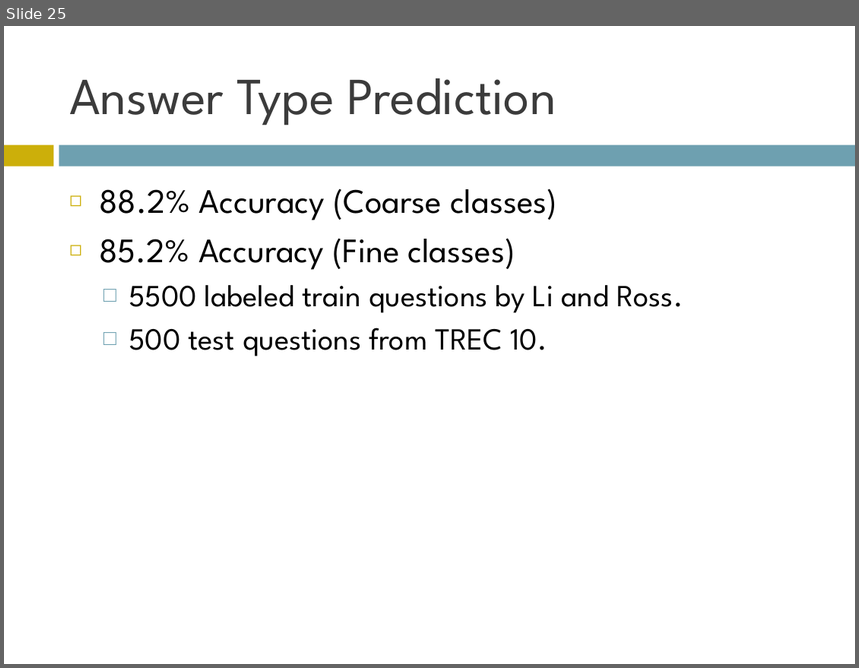
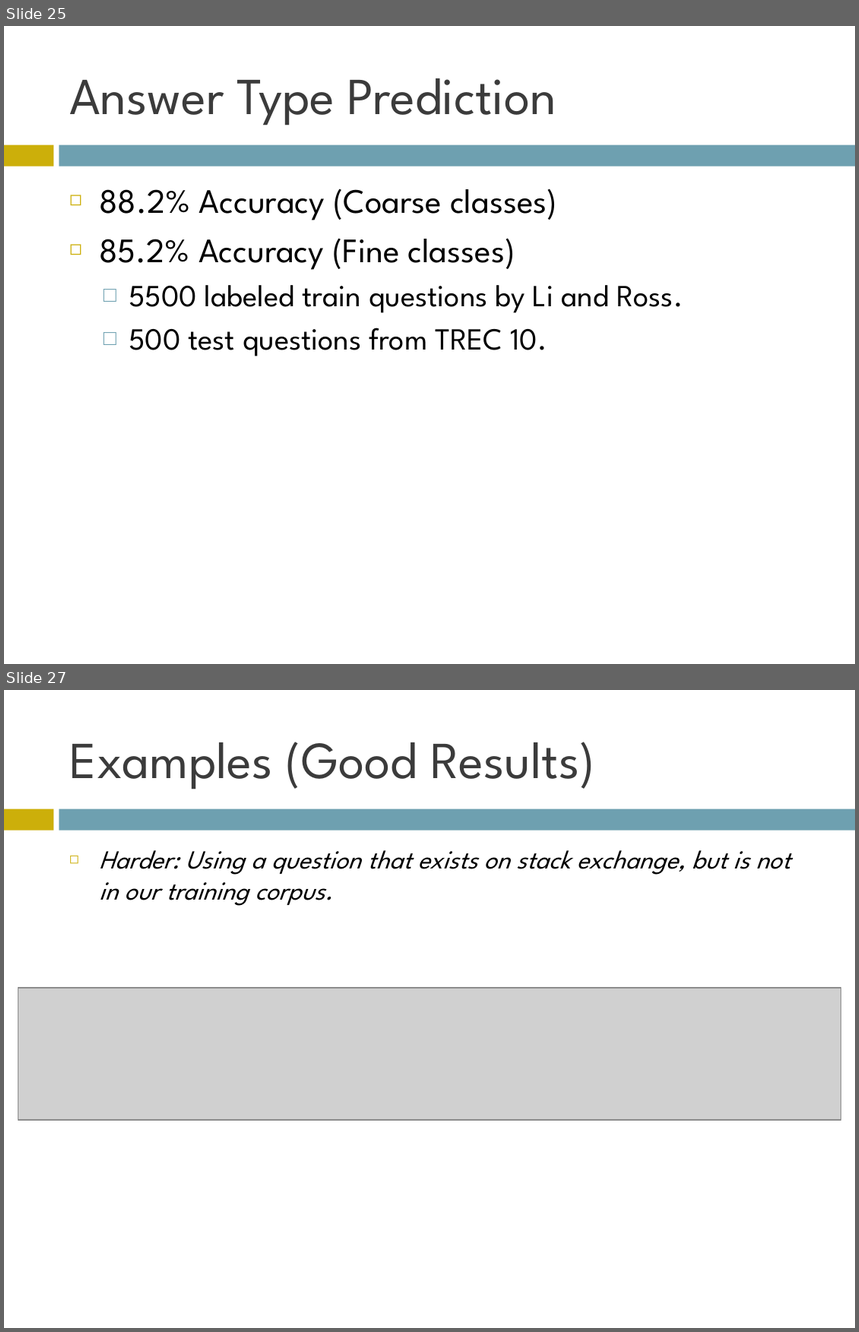
Before and after one commit to AndrewFM/NLPFinal, a slide deck: QA Presentation.ppt. Shown one above the other, each under a label of ours: slide 25 before the commit, slides 25 and 27 after it; the slides between them are not shown. The pictures are 859x668 and 859x1332 pixels, drawn with LibreOffice and Linux fonts; fonts in the diff are those of the drawing; grey boxes stand for pictures. Boxes give left, top, right and bottom in pixels: in the first picture for what was removed or moved away, otherwise in the second. Text is boxed around its words. In the diff, an @@ line names an element or a change of style, - is before the commit and + after.

```diff
--- a/QA Presentation.ppt
+++ b/QA Presentation.ppt
@@ slide 27 added at bbox=[4, 690, 855, 1328], background #FFFFFF; not listed: 2 template elements that a slide beside it also shows @@
@@ title added at bbox=[69, 742, 595, 790], 44 pt, text #3B3B3B @@
+Examples (Good Results)
@@ text added at bbox=[99, 850, 791, 906], 22 pt, text #000000, italic @@
+◻ Harder: Using a question that exists on stack exchange, but is not in our training corpus.
@@ picture added at bbox=[18, 988, 842, 1120] @@
```
Also in this commit, not shown: 3 slides changed, 12 other slides added, 2 slides removed, 4 other files.
